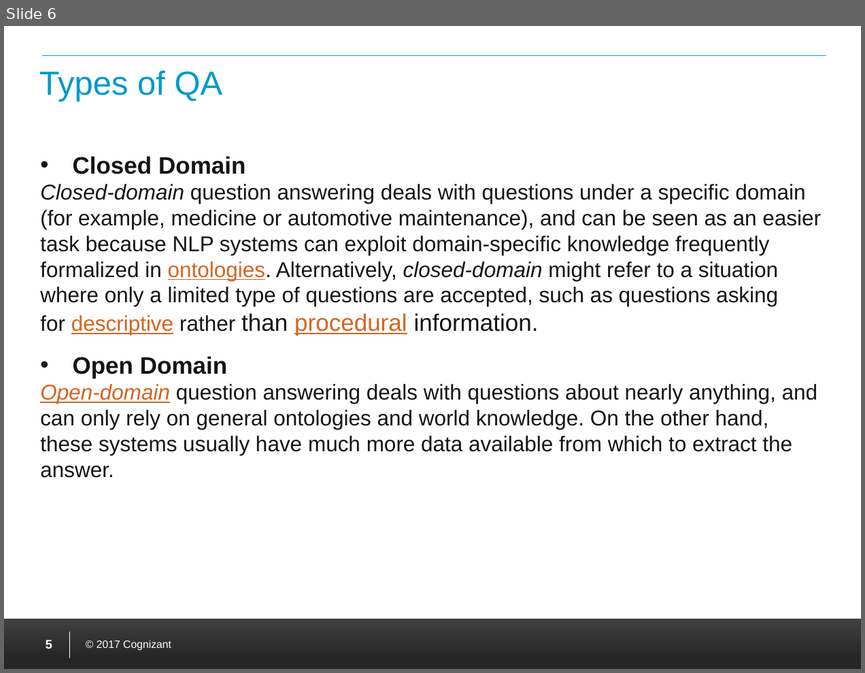
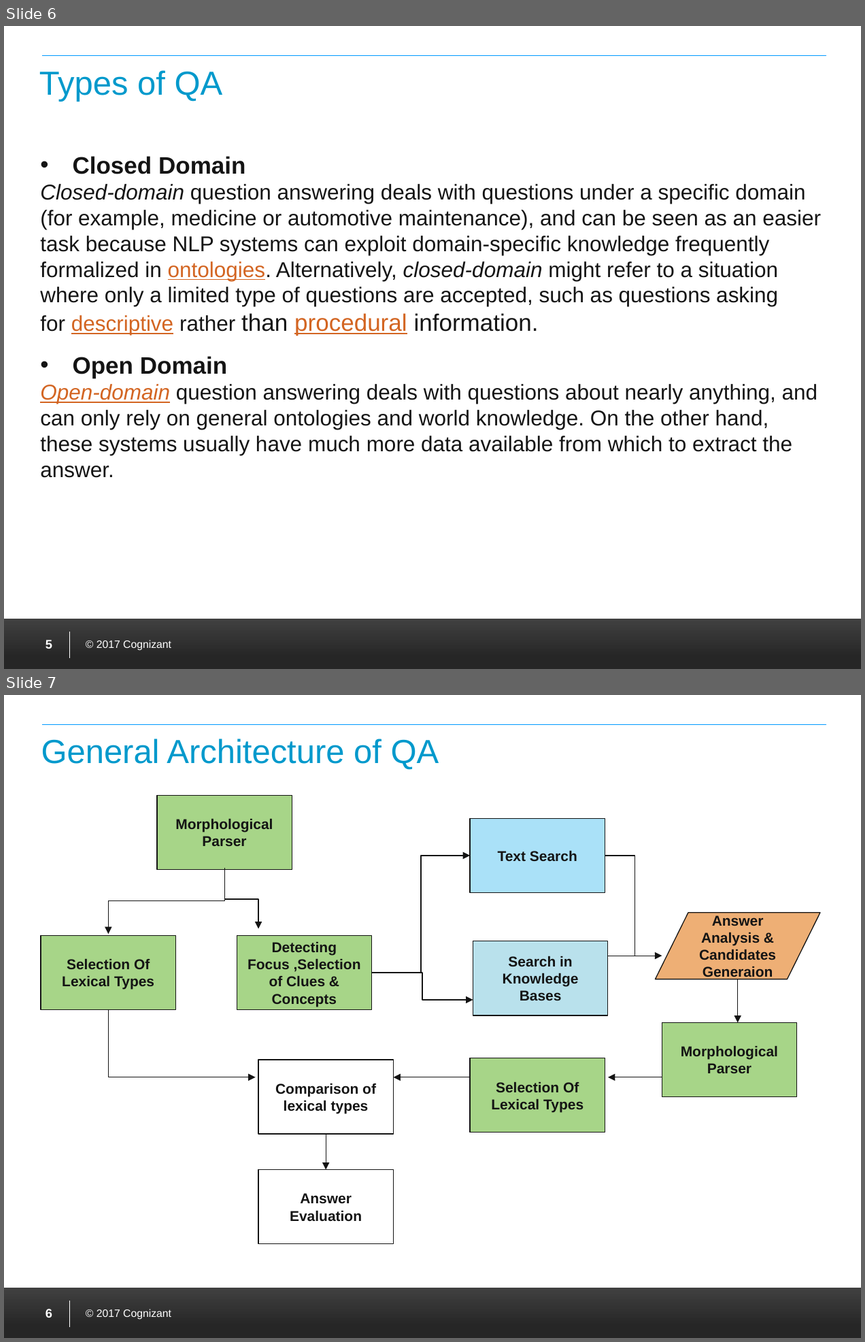
Before and after one commit to crazyapidev/opsbot, a slide deck: NLQA.pptx. Shown one above the other, each under a label of ours: slide 6 before the commit, slides 6 and 7 after it. The pictures are 865x673 and 865x1342 pixels, drawn with LibreOffice and Linux fonts; fonts in the diff are those of the drawing; background and template pictures are left out. Boxes give left, top, right and bottom in pixels: in the first picture for what was removed or moved away, otherwise in the second. Text is boxed around its words. In the diff, an @@ line names an element or a change of style, - is before the commit and + after.

```diff
--- a/NLQA.pptx
+++ b/NLQA.pptx
@@ slide 7 added at (4,695,861,1338), background #FFFFFF; not listed: 4 template elements that a slide beside it also shows @@
@@ title added at (41,739,439,770), 28 pt, text #0099CC @@
+General Architecture of QA
@@ rectangle added at (158,795,292,870), fill #A7D588, outline #141414 0.75 pt, 12 pt, text #141414, bold @@
+Morphological Parser
@@ rectangle added at (470,818,604,893), fill #AAE1F8, outline #141414 0.75 pt, 12 pt, text #141414, bold @@
+Text Search
@@ elbow arrow added from (372, 972) to (470, 855), #141414 0.75 pt @@
@@ elbow line added from (604, 855) to (634, 955), #141414 0.75 pt @@
@@ elbow arrow added from (224, 868) to (109, 934), #141414 0.75 pt @@
@@ elbow arrow added from (224, 870) to (258, 929), #141414 0.75 pt @@
@@ flow chart input output added at (655,913,820,979), fill #EEAF75, outline #141414 0.75 pt, 12 pt, text #141414, bold @@
+Answer Analysis & Candidates Generaion
@@ rectangle added at (41,936,175,1011), fill #A7D588, outline #141414 0.75 pt, 12 pt, text #141414, bold @@
+Selection Of Lexical Types
@@ rectangle added at (237,936,372,1011), fill #A7D588, outline #141414 0.75 pt, 12 pt, text #141414, bold @@
+Detecting Focus ,Selection of Clues & Concepts
@@ rectangle added at (473,941,607,1015), fill #B9E1EC, outline #141414 0.75 pt, 12 pt, text #141414, bold @@
+Search in Knowledge Bases
@@ arrow added from (608, 955) to (662, 955), #141414 0.75 pt @@
@@ elbow arrow added from (372, 972) to (473, 999), #141414 0.75 pt @@
@@ arrow added from (738, 979) to (738, 1022), #141414 0.75 pt @@
@@ elbow arrow added from (109, 1009) to (255, 1077), #141414 0.75 pt @@
@@ rectangle added at (662,1022,797,1097), fill #A7D588, outline #141414 0.75 pt, 12 pt, text #141414, bold @@
+Morphological Parser
@@ rectangle added at (258,1059,393,1134), fill #FFFFFF, outline #141414 0.75 pt, 12 pt, text #141414, bold @@
+Comparison of lexical types
@@ rectangle added at (470,1058,604,1133), fill #A7D588, outline #141414 0.75 pt, 12 pt, text #141414, bold @@
+Selection Of Lexical Types
@@ arrow added from (470, 1077) to (393, 1077), #141414 0.75 pt @@
@@ arrow added from (662, 1077) to (608, 1077), #141414 0.75 pt @@
@@ arrow added from (326, 1134) to (326, 1170), #141414 0.75 pt @@
@@ rectangle added at (258,1170,393,1244), fill #FFFFFF, outline #141414 0.75 pt, 12 pt, text #141414, bold @@
+Answer Evaluation
@@ page number added at (45,1308,52,1317), 10.5 pt, text #FFFFFF @@
+6
```
Also in this commit, not shown: 1 slide changed.
